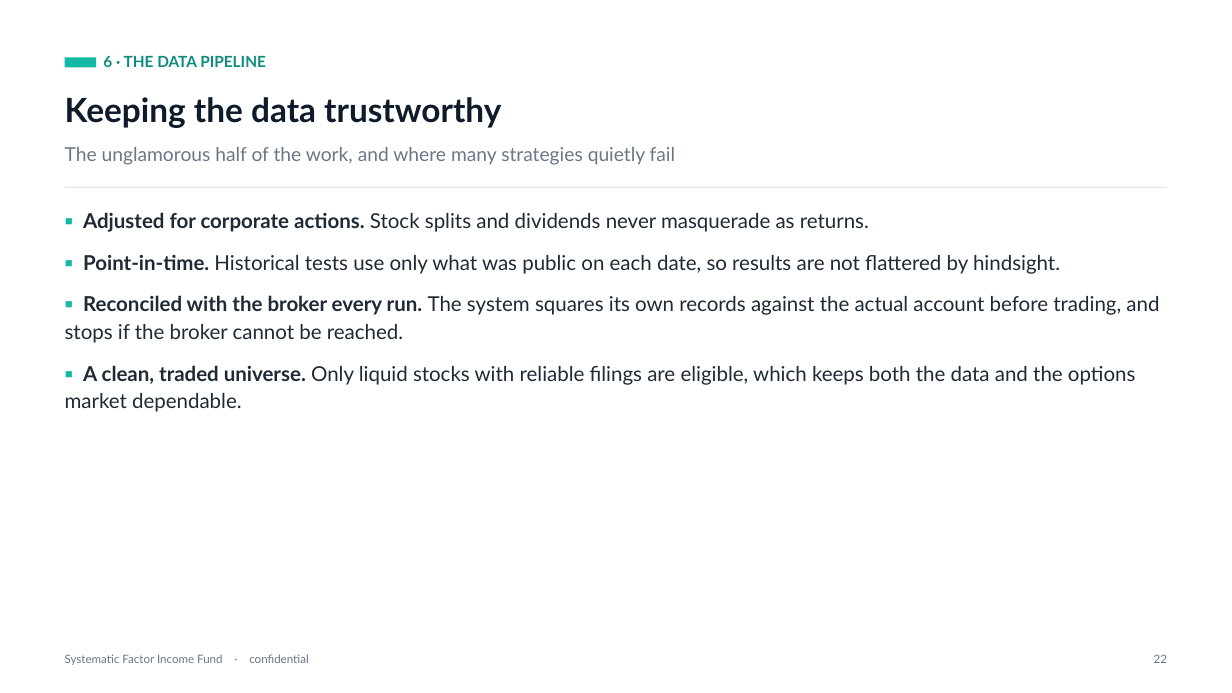
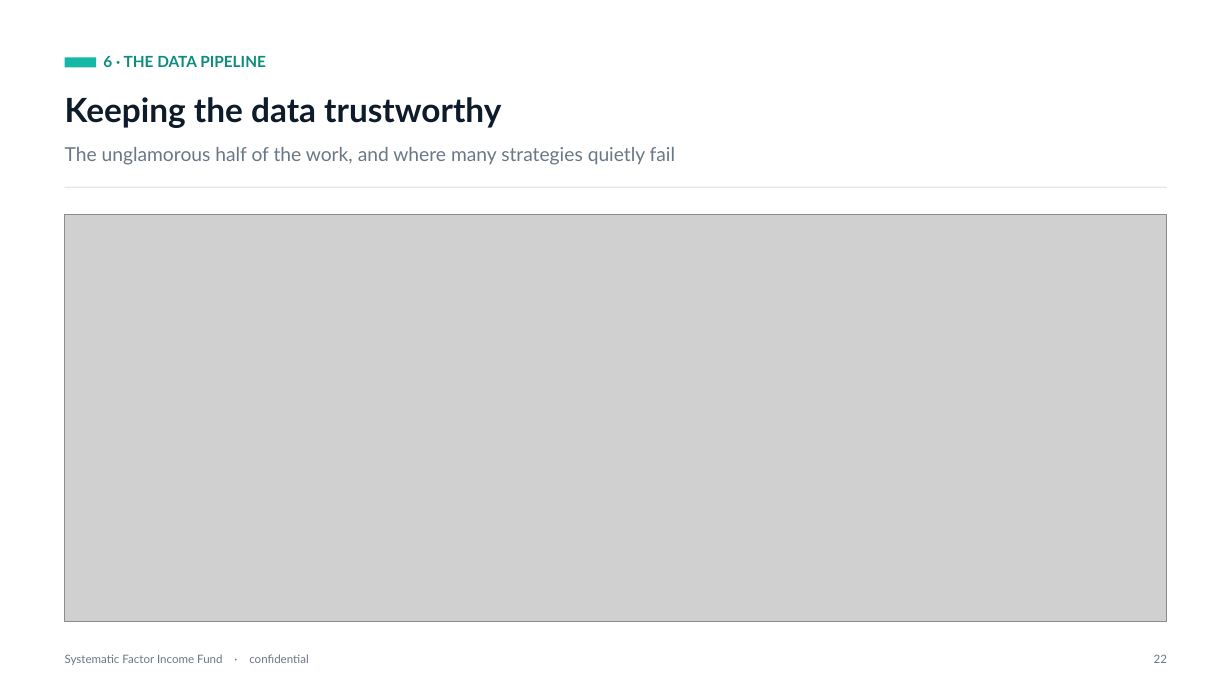
Before and after one commit to diegogomezpy/Portfolio_Algo_Trader, a slide deck: slide 29 of presentation/Systematic-Factor-Income-Fund.pptx. Drawn at 1232x693 pixels with LibreOffice and Linux fonts; fonts in the diff are those of the drawing; grey boxes stand for pictures. Boxes give left, top, right and bottom in pixels: in the first picture for what was removed or moved away, otherwise in the second. Text is boxed around its words. In the diff, an @@ line names an element or a change of style, - is before the commit and + after.

```diff
--- a/presentation/Systematic-Factor-Income-Fund.pptx
+++ b/presentation/Systematic-Factor-Income-Fund.pptx
@@ text removed at (65, 212, 1159, 412) @@
-▪ Adjusted for corporate actions. Stock splits and dividends never masquerade as returns.
-▪ Point-in-time. Historical tests use only what was public on each date, so results are not flattered by hindsight.
-▪ Reconciled with the broker every run. The system squares its own records against the actual account before trading, and stops if the broker cannot be reached.
-▪ A clean, traded universe. Only liquid stocks with reliable filings are eligible, which keeps both the data and the options market dependable.
@@ picture added at (65, 214, 1167, 622) @@
```
Also in this commit, not shown: 16 other slides changed, 1 slide added, 1 other file.
